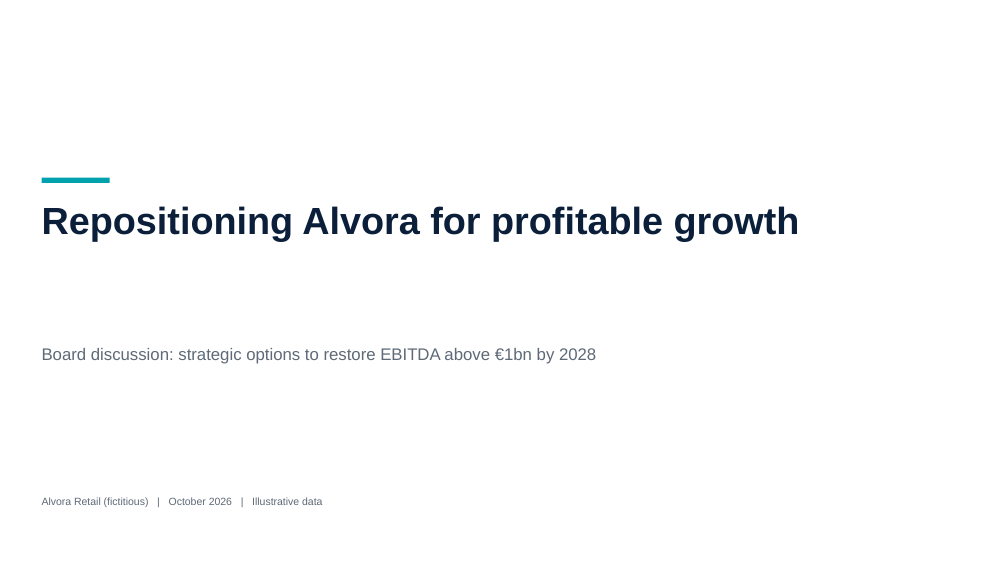
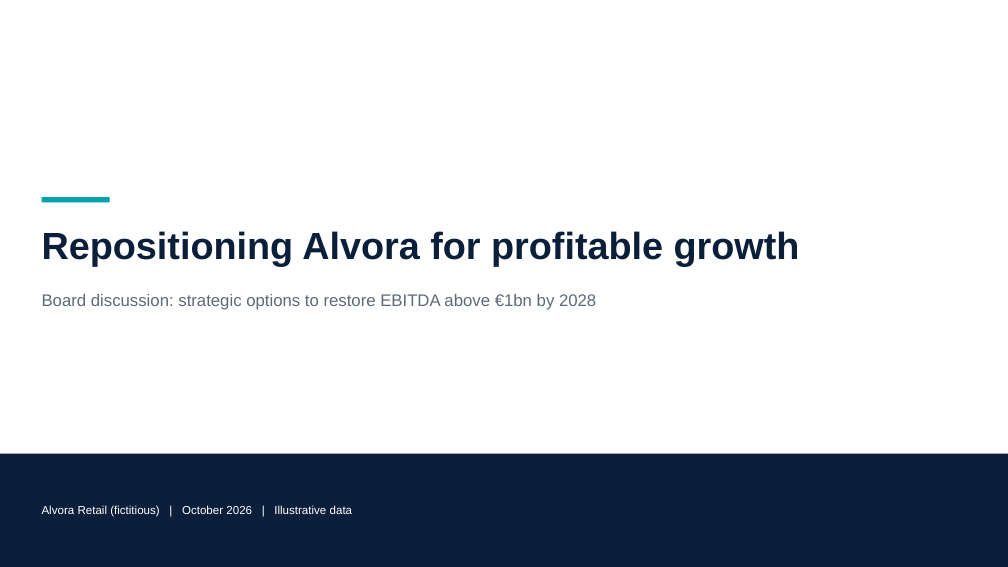
Before and after one commit to diegonievesdesantos-oss/MBBslides, a slide deck: slide 1 of examples/alvora/output/1_draft/deck.pptx. Drawn at 1008x567 pixels with LibreOffice and Linux fonts; fonts in the diff are those of the drawing. Boxes give left, top, right and bottom in pixels: in the first picture for what was removed or moved away, otherwise in the second. Text is boxed around its words. In the diff, an @@ line names an element or a change of style, - is before the commit and + after.

```diff
--- a/examples/alvora/output/1_draft/deck.pptx
+++ b/examples/alvora/output/1_draft/deck.pptx
@@ rectangle: place and size @@
-rectangle at bbox=[42, 178, 110, 183]
+rectangle at bbox=[42, 197, 110, 203]
@@ text "Repositioning Alvora for profitable growth": place and size @@
-text "Repositioning Alvora for profitable growth" at bbox=[42, 206, 800, 241]
+text "Repositioning Alvora for profitable growth" at bbox=[42, 231, 800, 266]
@@ text "Board discussion: strategic options to ...": place and size @@
-text "Board discussion: strategic options to ..." at bbox=[42, 348, 596, 364]
+text "Board discussion: strategic options to ..." at bbox=[42, 294, 596, 310]
@@ rectangle added at bbox=[0, 454, 1008, 567], fill #0B1F3A @@
@@ text "Alvora Retail (fictitious) | October ..." at bbox=[42, 505, 352, 517]: size 10 to 11 pt, text colour #5E6A77 to #FFFFFF; vertical alignment top to middle @@
```
Also in this commit, not shown: 25 other files.
